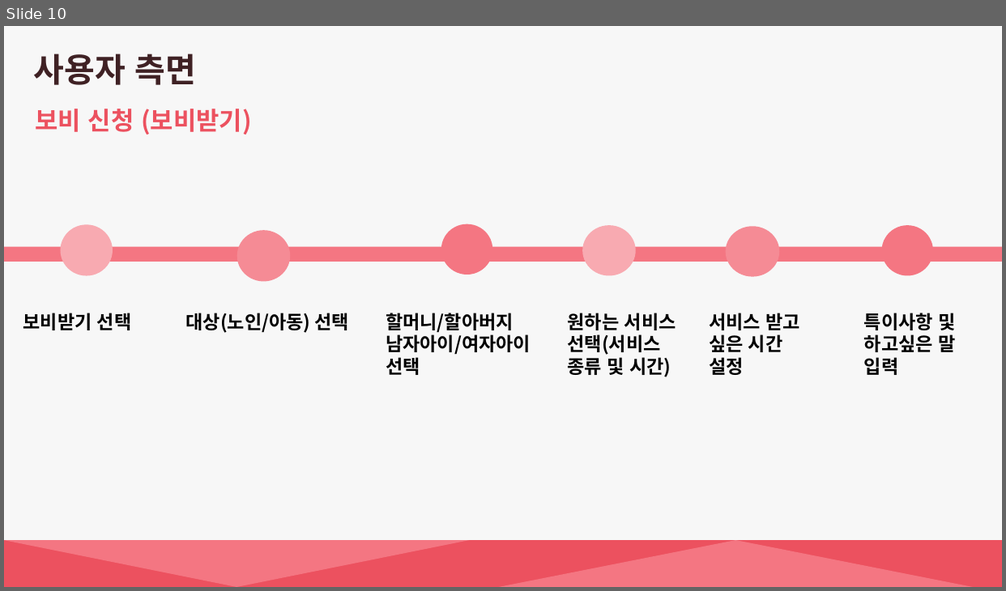
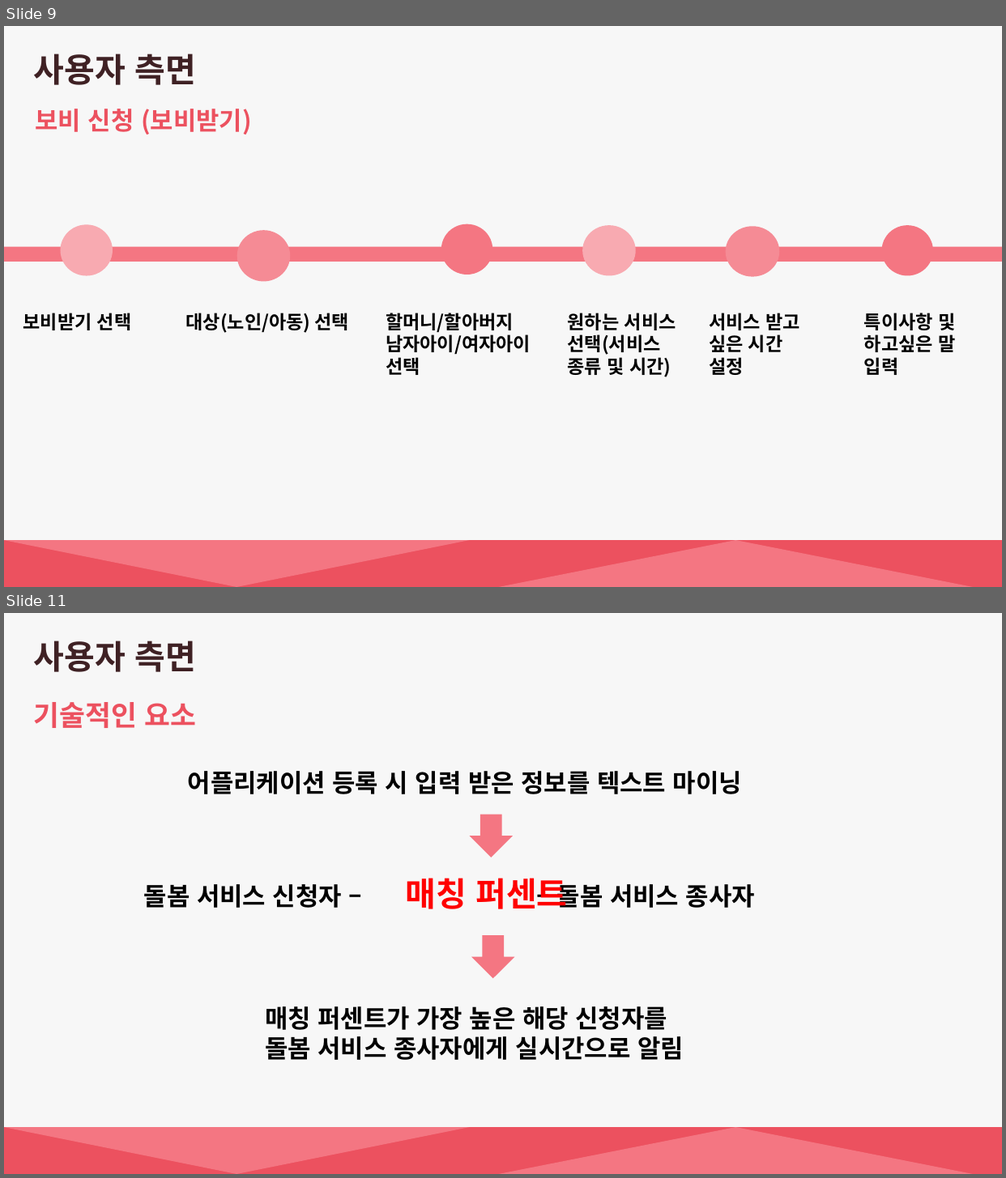
Before and after one commit to sejong10/sj_rep1, a slide deck: 언어데이터 PPT.pptx. Shown one above the other, each under a label of ours: slide 10 before the commit, slides 9 and 11 after it; the slides between them are not shown. The pictures are 1006x591 and 1006x1178 pixels, drawn with LibreOffice and Linux fonts; fonts in the diff are those of the drawing. Boxes give left, top, right and bottom in pixels: in the first picture for what was removed or moved away, otherwise in the second. Text is boxed around its words. In the diff, an @@ line names an element or a change of style, - is before the commit and + after.

```diff
--- a/언어데이터 PPT.pptx
+++ b/언어데이터 PPT.pptx
@@ slide 11 added at <box>4,613,1002,1174</box>, background #F7F7F7 @@
@@ text added at <box>33,641,196,672</box>, 32 pt, text #3F2124, bold @@
+사용자 측면
@@ text added at <box>33,702,197,728</box>, 27 pt, text #EC515F, bold @@
+기술적인 요소
@@ text added at <box>188,771,742,794</box>, 24 pt, text #000000, bold @@
+어플리케이션 등록 시 입력 받은 정보를 텍스트 마이닝
@@ down arrow added at <box>470,815,513,858</box>, fill #F47682 @@
@@ text added at <box>405,878,567,909</box>, 32 pt, text #FF0000, bold @@
+매칭 퍼센트
@@ text added at <box>144,880,755,908</box>, 24 pt, text #000000, bold @@
+돌봄 서비스 신청자 – – 돌봄 서비스 종사자
@@ down arrow added at <box>471,935,514,979</box>, fill #F47682 @@
@@ text added at <box>265,1007,684,1060</box>, 24 pt, text #000000, bold @@
+매칭 퍼센트가 가장 높은 해당 신청자를
+돌봄 서비스 종사자에게 실시간으로 알림
@@ rectangle added at <box>4,1127,1002,1174</box>, fill #EC515F @@
@@ triangle added at <box>4,1127,470,1174</box>, fill #F47682 @@
@@ triangle added at <box>499,1127,973,1174</box>, fill #F47682 @@
@@ what was slide 10 is now slide 9 @@
```
Also in this commit, not shown: 3 slides changed, 2 other slides added.
